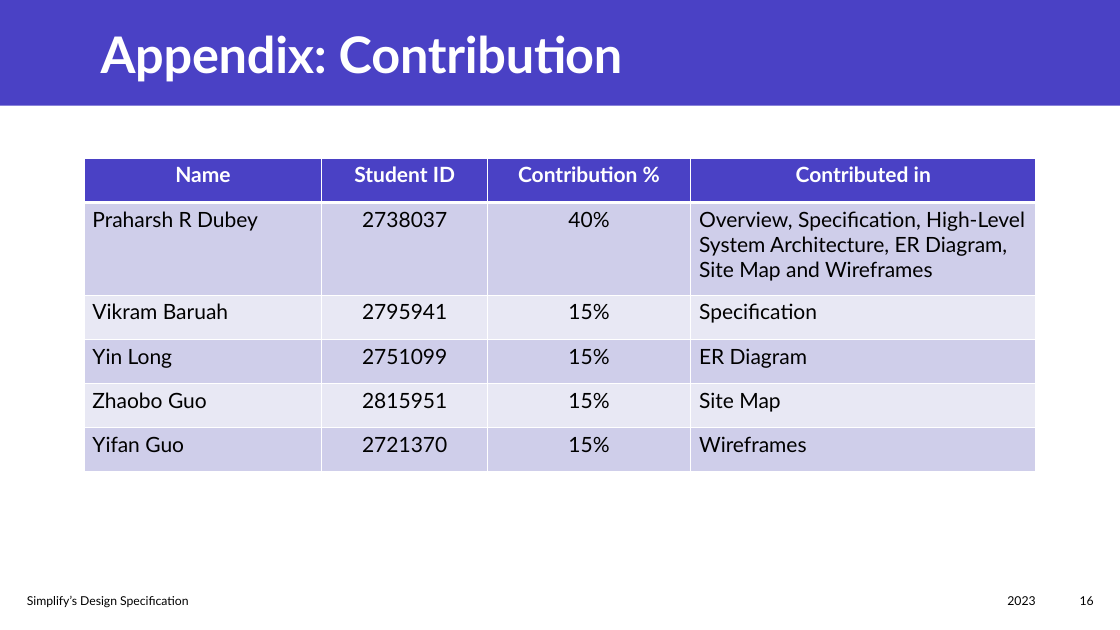
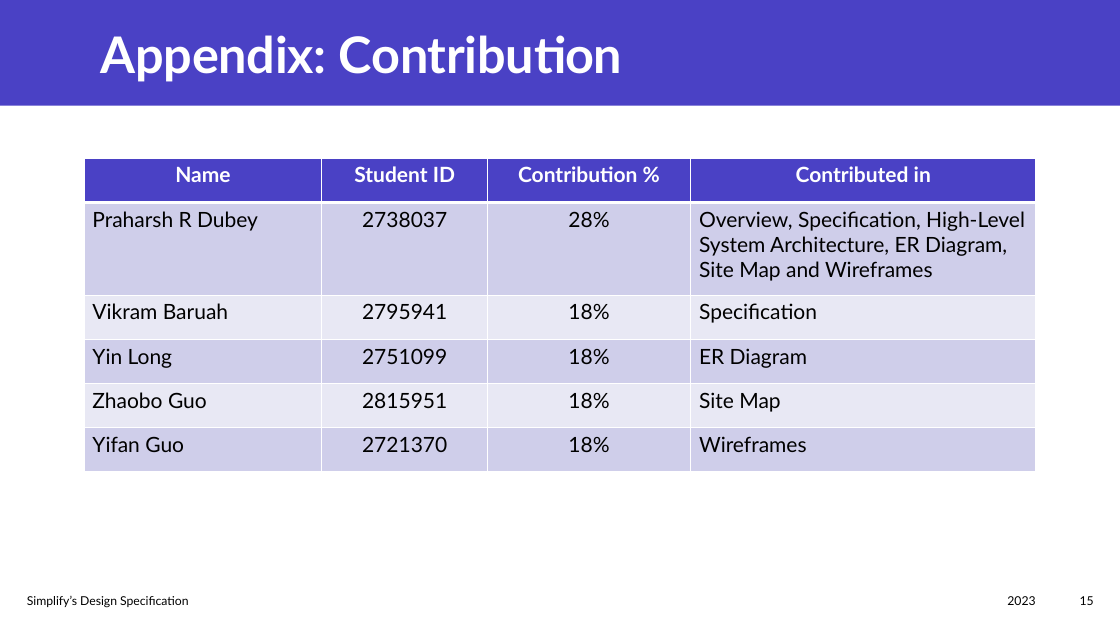
Before and after one commit to praharsh05/ITech-Group, a slide deck: slide 15 of Design specification/ITech_GP.pptx (slide 16 before the commit). Drawn at 1120x630 pixels with LibreOffice and Linux fonts; fonts in the diff are those of the drawing. Boxes give left, top, right and bottom in pixels: in the first picture for what was removed or moved away, otherwise in the second. Text is boxed around its words. In the diff, an @@ line names an element or a change of style, - is before the commit and + after.

```diff
--- a/Design specification/ITech_GP.pptx
+++ b/Design specification/ITech_GP.pptx
@@ table at (x1=84, y1=158, x2=1036, y2=488) @@
-row 2, column 3: 40%
+row 2, column 3: 28%
-row 3, column 3: 15%
+row 3, column 3: 18%
-row 4, column 3: 15%
+row 4, column 3: 18%
-row 5, column 3: 15%
+row 5, column 3: 18%
-row 6, column 3: 15%
+row 6, column 3: 18%
@@ page number at (x1=1080, y1=596, x2=1094, y2=605): text changed @@
-16
+15
```
Also in this commit, not shown: 5 other slides changed, 4 slides added, 5 slides removed, 1 other file.
